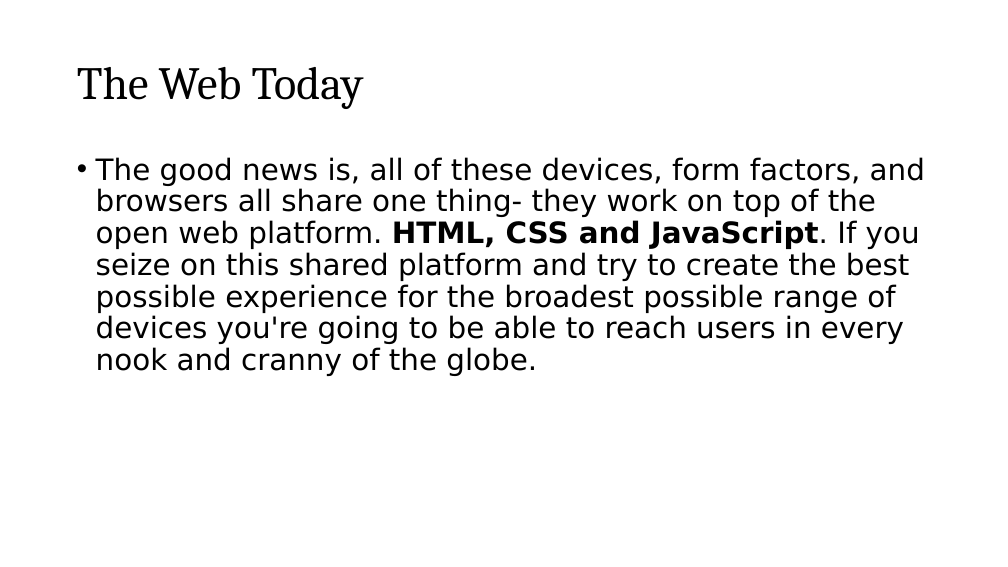
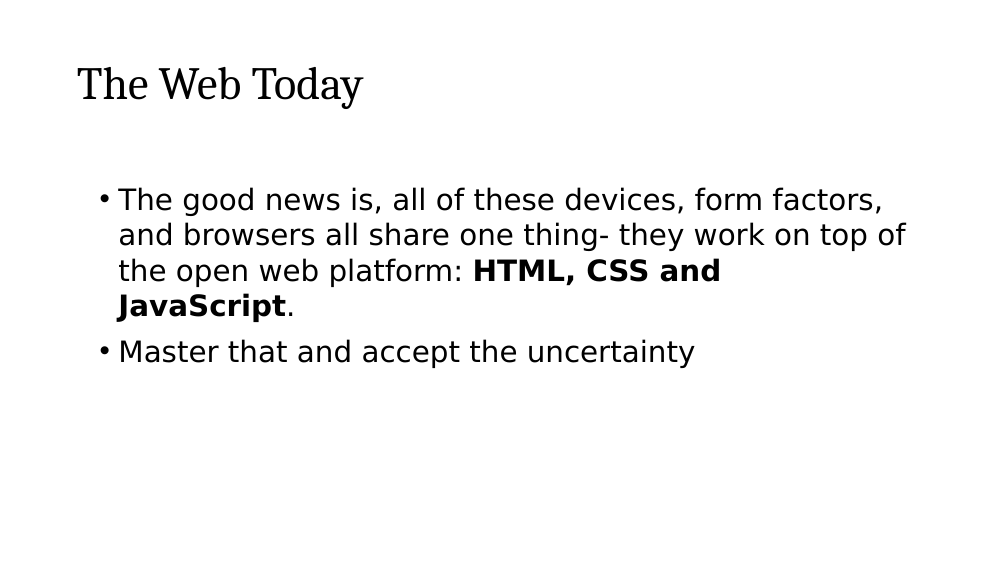
Before and after one commit to roblarsen/rob-larsen-presentations, a slide deck: slide 10 of wild-world-web.pptx (slide 7 before the commit). Drawn at 1008x567 pixels with LibreOffice and Linux fonts; fonts in the diff are those of the drawing; background and template pictures are left out. Boxes give left, top, right and bottom in pixels: in the first picture for what was removed or moved away, otherwise in the second. Text is boxed around its words. In the diff, an @@ line names an element or a change of style, - is before the commit and + after.

```diff
--- a/wild-world-web.pptx
+++ b/wild-world-web.pptx
@@ text at box(118, 187, 905, 368): text changed @@
-• The good news is, all of these devices, form factors, and browsers all share one thing- they work on top of the open web platform. HTML, CSS and JavaScript. If you seize on this shared platform and try to create the best possible experience for the broadest possible range of devices you're going to be able to reach users in every nook and cranny of the globe.
+• The good news is, all of these devices, form factors, and browsers all share one thing- they work on top of the open web platform: HTML, CSS and JavaScript.
+• Master that and accept the uncertainty
```
Also in this commit, not shown: 3 other slides changed, 4 slides added.
